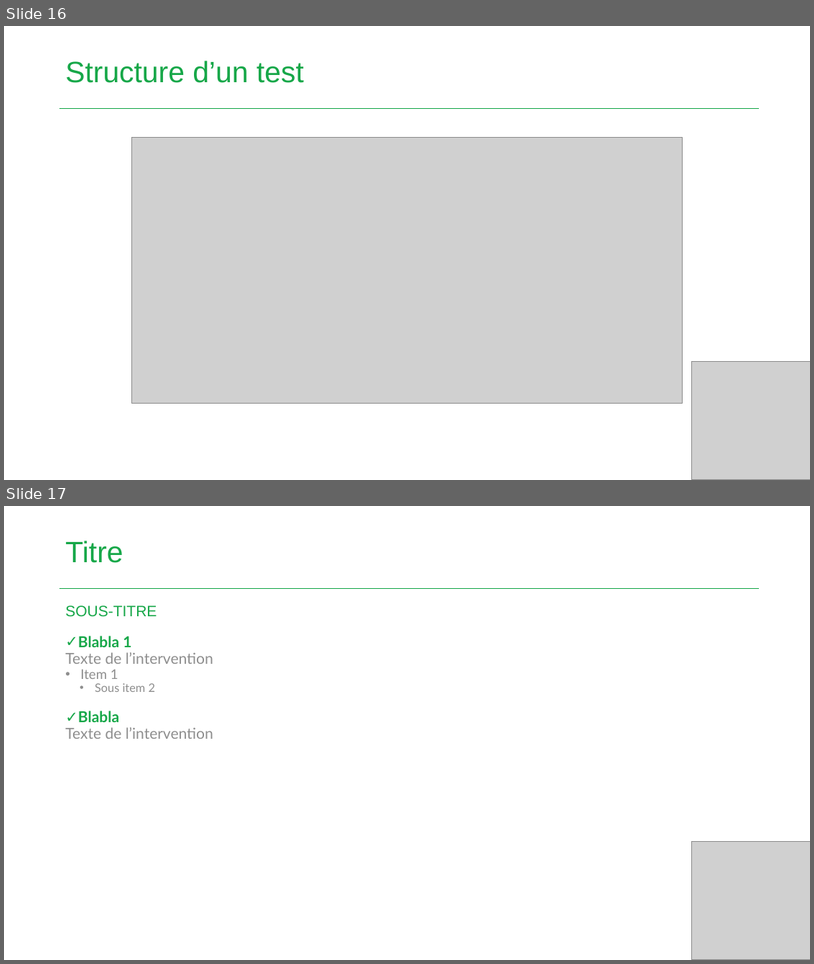
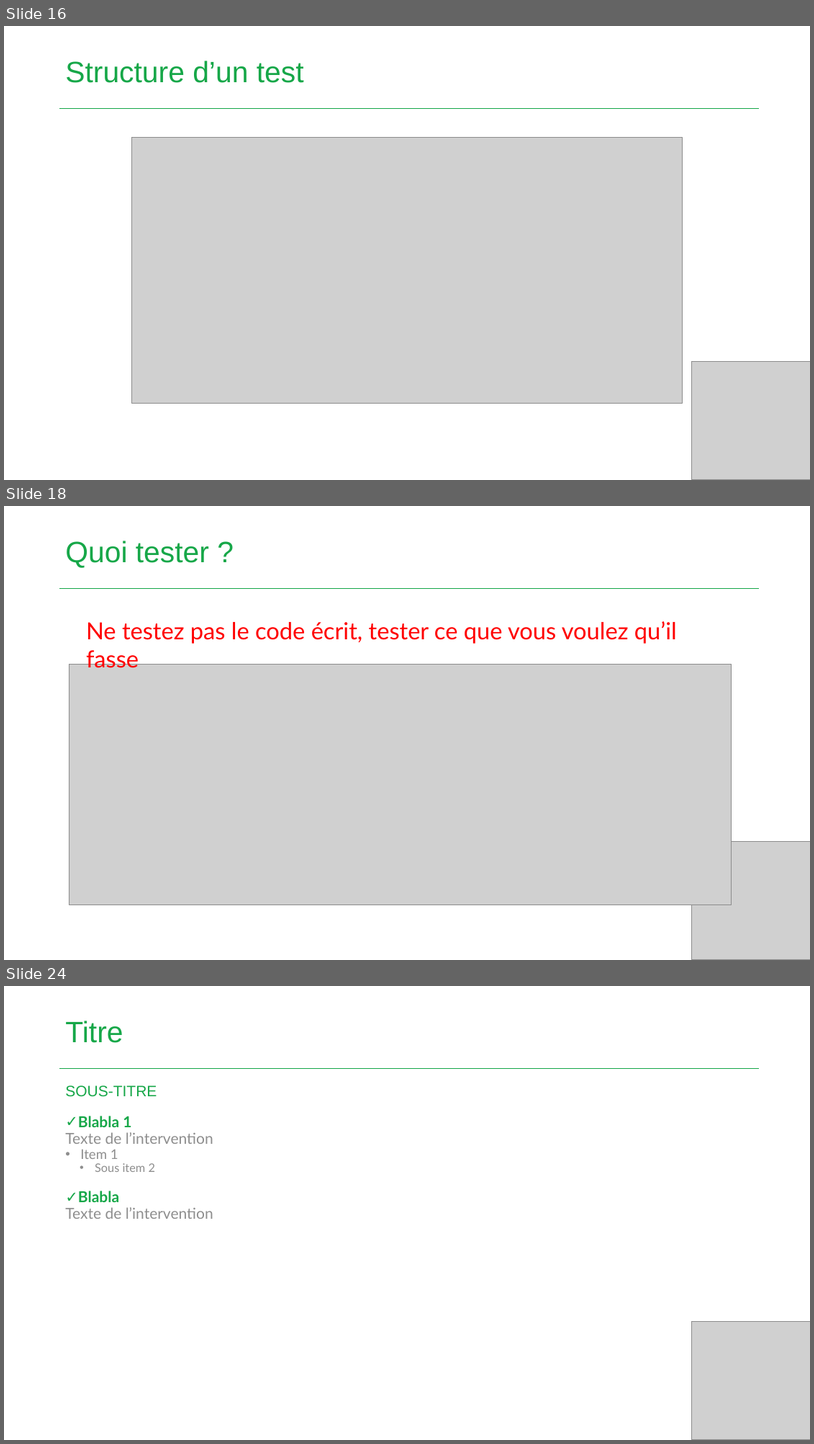
Before and after one commit to thomasbenard/formation-demos, a slide deck: unittest1/DEMOS-unitest1.pptx. Shown one above the other, each under a label of ours: slides 16 and 17 before the commit, slides 16, 18 and 24 after it; the slides between them are not shown. The pictures are 814x964 and 814x1444 pixels, drawn with LibreOffice and Linux fonts; fonts in the diff are those of the drawing; grey boxes stand for pictures; background and template pictures are left out. Boxes give left, top, right and bottom in pixels: in the first picture for what was removed or moved away, otherwise in the second. Text is boxed around its words. In the diff, an @@ line names an element or a change of style, - is before the commit and + after.

```diff
--- a/unittest1/DEMOS-unitest1.pptx
+++ b/unittest1/DEMOS-unitest1.pptx
@@ slide 18 added at (4, 506, 810, 960), background #FFFFFF; not listed: 1 template element that a slide beside it also shows @@
@@ title added at (65, 541, 209, 568), 35 pt, text #16A748 @@
+Quoi tester ?
@@ text added at (86, 621, 677, 644), 28 pt, text #FF0000 @@
+Ne testez pas le code écrit, tester ce que vous voulez qu’il fasse
@@ picture added at (69, 664, 732, 906) @@
@@ picture added at (692, 841, 810, 960) @@
@@ what was slide 17 is now slide 24 @@
```
Also in this commit, not shown: 1 slide changed, 7 other slides added, 1 slide removed.
